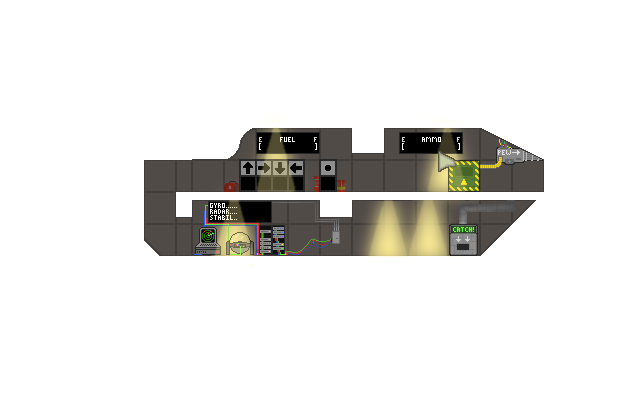
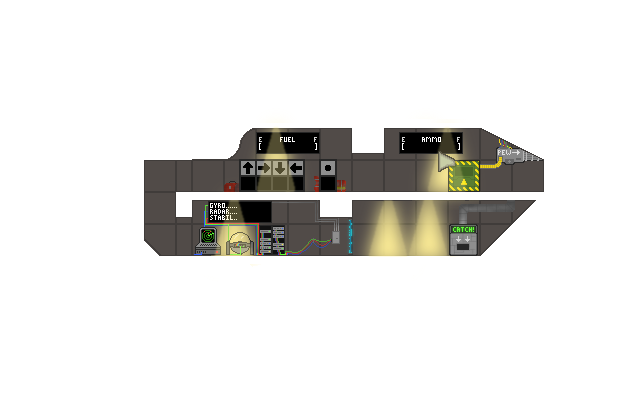
Two versions of the same layered image (640×400). Layer-by-layer changes:
added group "Group 1" (73%) with 3 layers in group "Cutaway copy 2" over [346, 218, 355, 256]
added layer "Layer 48" in group "Group 1" over [348, 218, 353, 255]
added layer "Layer 49 copy" in group "Group 1" over [346, 218, 355, 256]
added layer "Layer 49" in group "Group 1" over [349, 220, 352, 253]
